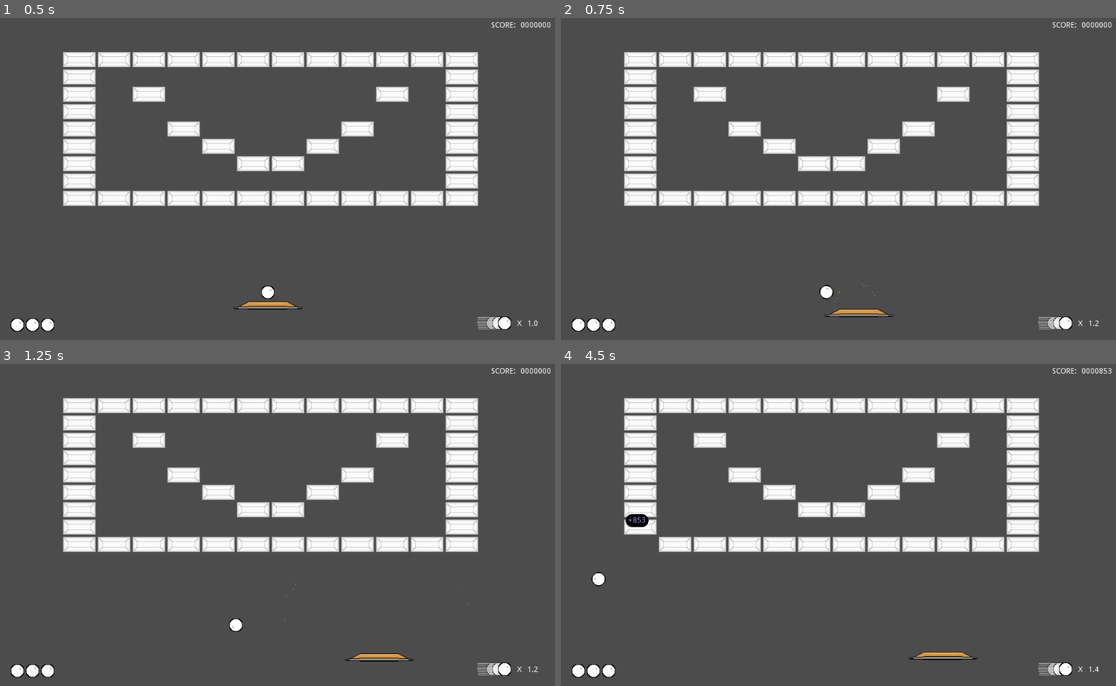
Above: before the commit, frames 1-4 (two rows, left to right).
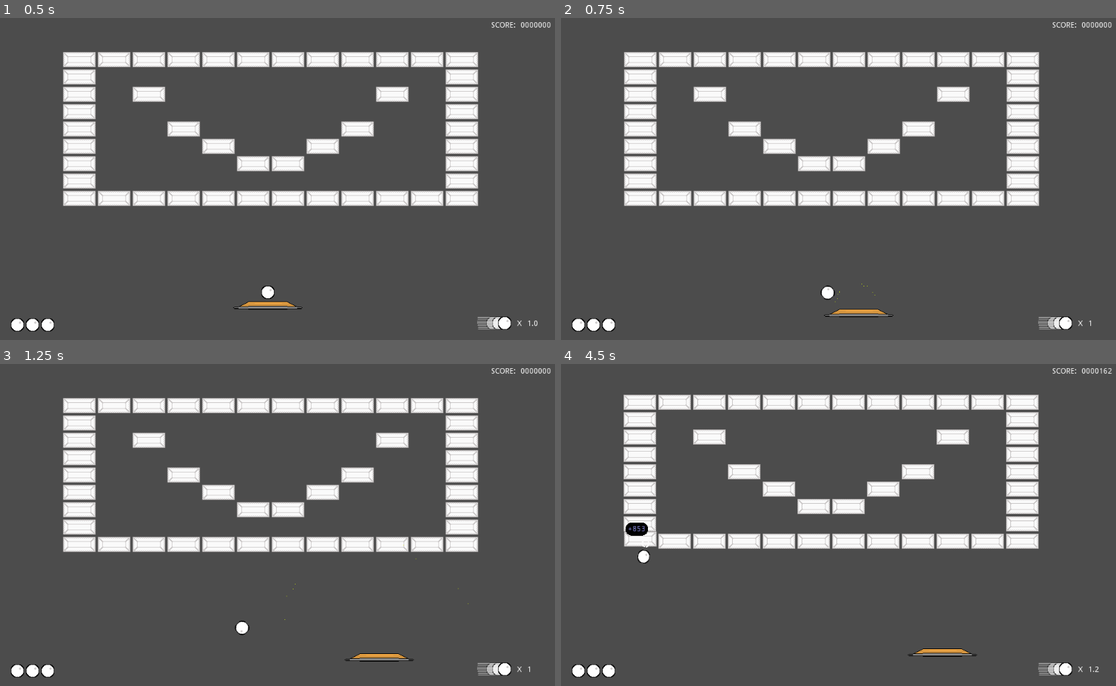
Above: after the commit, the same moments.

Repository: Anatolij-Grigorjev/Breakout4Godot
Game: Godot game, scene res://BreakoutGame.tscn
Same seed, same stepped clock (60 frames per second), same inputs: the game is played once before the commit and once after it.
Inputs (mouse positions are in pixels of both pictures, inside the frame that each line leads up to):
- Up to frame 1 (0.5 s): no input
- Up to frame 2 (0.75 s): tap Enter (ui_accept) at 0.5 s; move the mouse to (960, 159) at 0.52 s; hold Right (ui_right) from 0.53 s (still down); tap Alt at 0.6 s; click (960, 159) at 0.67 s
- Up to frame 3 (1.25 s): keep holding Right (ui_right); tap Enter (ui_accept) at 0.77 s
- Up to frame 4 (4.5 s): release Right (ui_right) at 1.25 s; drag from (727, 541) to (810, 589) at 1.27 s; move the mouse to (894, 450) at 2.02 s; hold Right (ui_right) 2.03-2.75 s; tap Shift at 2.1 s; drag from (810, 589) to (672, 473) at 2.77 s; move the mouse to (1005, 573) at 3.52 s; hold Left (ui_left) 3.53-4.25 s; tap Ctrl at 3.6 s; tap Enter (ui_accept) at 3.77 s; drag from (672, 473) to (755, 441) at 4.27 s

Frame 1 is identical in both runs. In frame 2, less than 0.1% of the frame differs, in the area x 46-97%, y 82-96%; in frame 3, 0.1%; in frame 4, 9.9%, in the area x 5-100%, y 1-96%.

Commit message:
higher ball top speed. only speedup on brick hit

Diff:
--- a/game/ball/Ball.gd
+++ b/game/ball/Ball.gd
@@ -7,7 +7,7 @@
 onready var sprite: Sprite = $Sprite
 
 export(float) var bounceSpeedupCoef: float = 1.2
-export(float) var maxSpeedCoef: float = 2.5
+export(float) var maxSpeedCoef: float = 5.0
 
 export(float) var baseSpeed: float = 99
 export(float) var baseSpinDegrees: float = 360.0
@@ -49,9 +49,9 @@
 
 	if not collision.collider.is_in_group("barrier"):
 		sprite.rotation = collision.normal.angle()
-		_speedup_ball()
 
 	if collision.collider.is_in_group("bricks"):
+		_speedup_ball()
 		anim.play("hit-squish")
 		var tilemap: BricksMap = collision.collider as BricksMap
 		tilemap.bricks_hit_at(collision.position, collision.normal)
